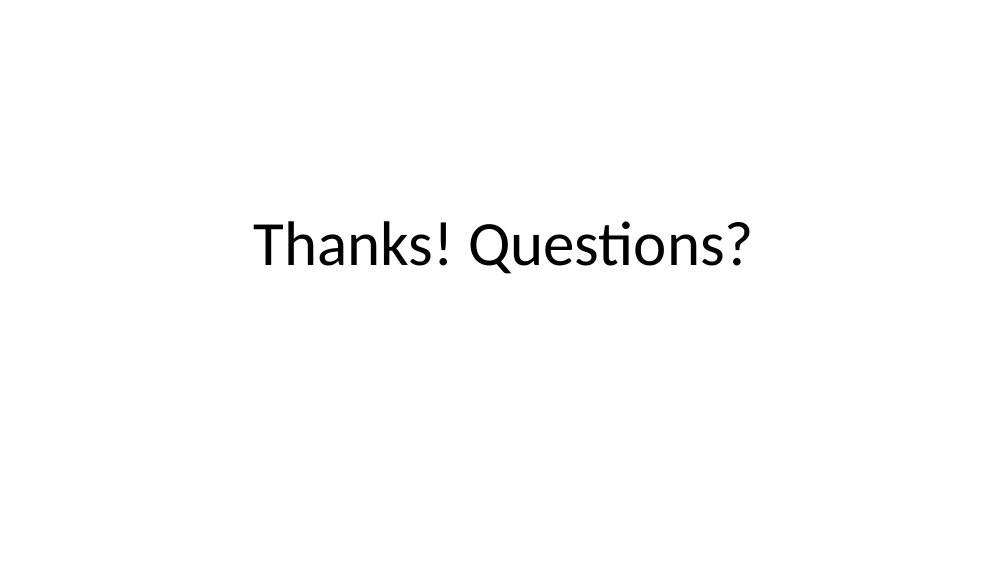
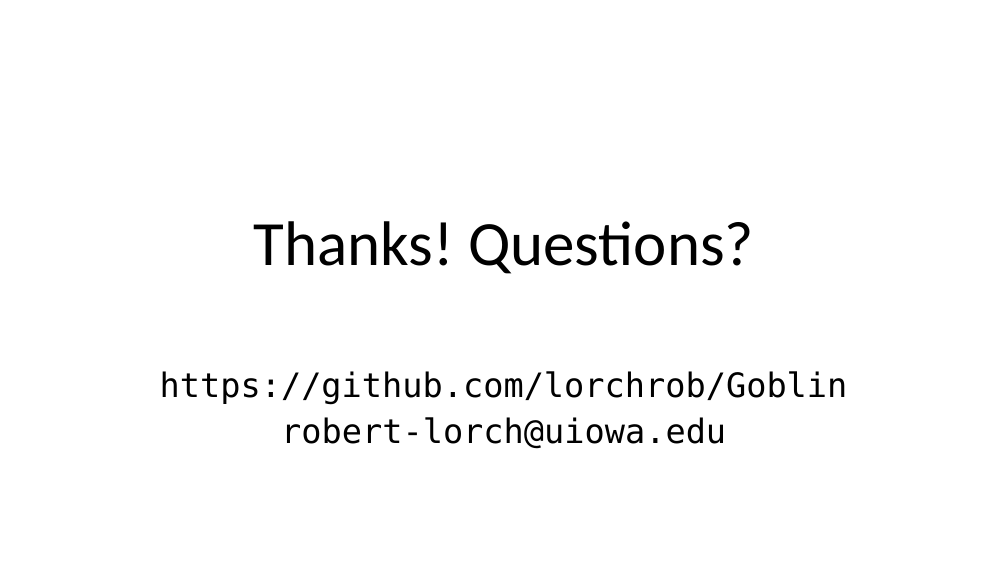
Before and after one commit to lorchrob/goblin_slides, a slide deck: slide 68 of goblin_slides.pptx. Drawn at 1008x567 pixels with LibreOffice and Linux fonts; fonts in the diff are those of the drawing. Boxes give left, top, right and bottom in pixels: in the first picture for what was removed or moved away, otherwise in the second. Text is boxed around its words. In the diff, an @@ line names an element or a change of style, - is before the commit and + after.

Commit message:
Minor

```diff
--- a/goblin_slides.pptx
+++ b/goblin_slides.pptx
@@ text at (160, 371, 848, 449): paragraphs added @@
+https://github.com/lorchrob/Goblin
+robert-lorch@uiowa.edu
```
Also in this commit, not shown: 2 other slides changed.
